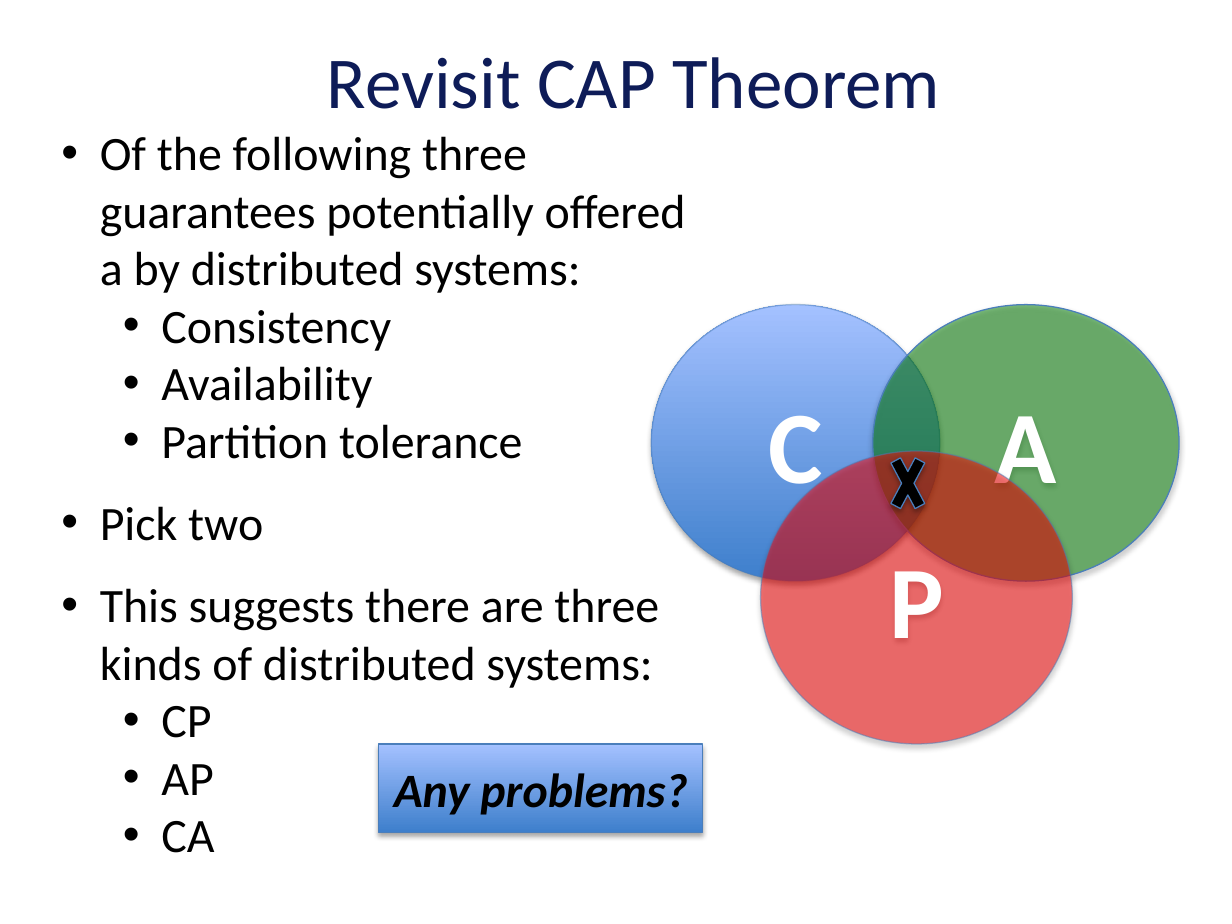
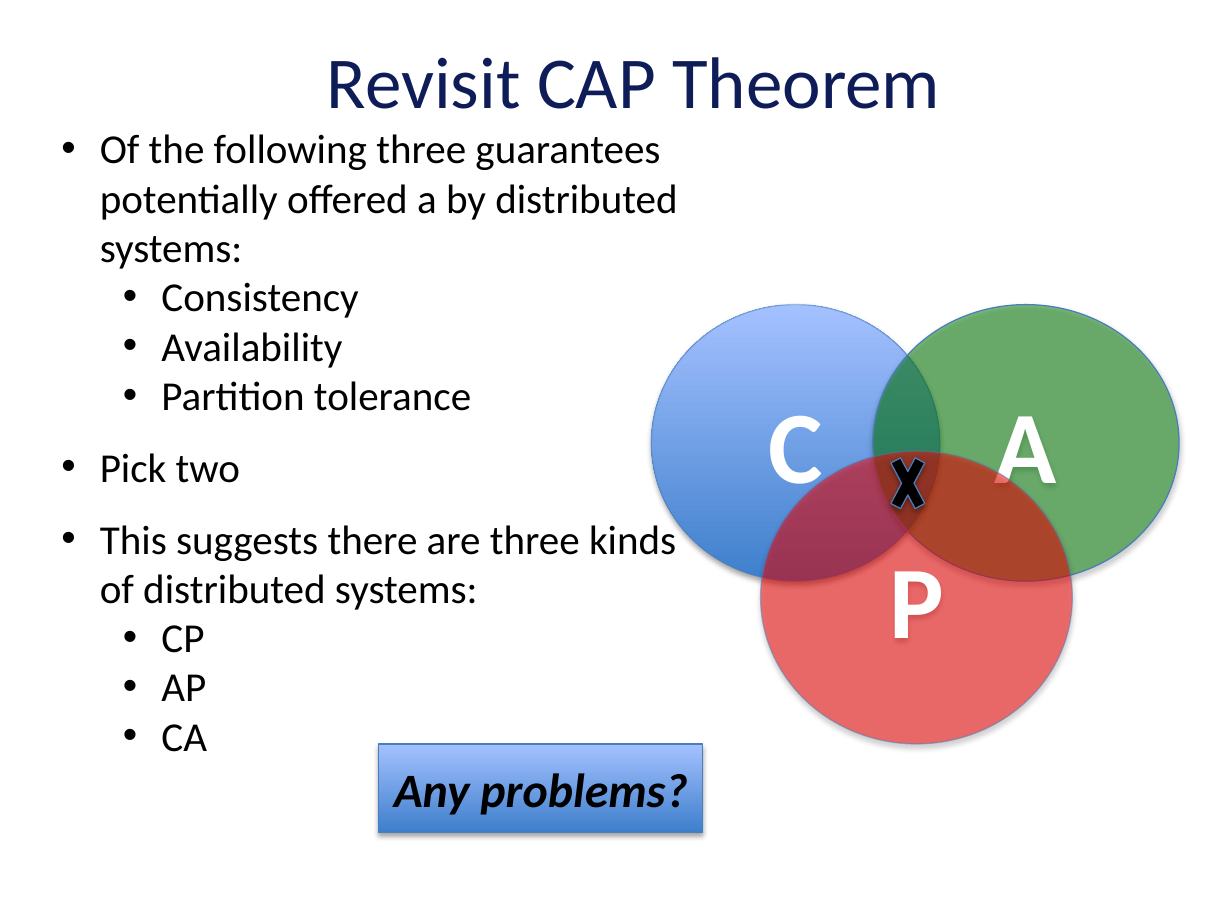
Before and after one commit to vu-resilient-distributed-systems/lectures-fall-2019, a slide deck: slide 24 of Module-5-AvoidingFailures/04_00_SoftwareFaultTolerance.pptx. Drawn at 1232x924 pixels with LibreOffice and Linux fonts; fonts in the diff are those of the drawing; background and template pictures are left out. Boxes give left, top, right and bottom in pixels: in the first picture for what was removed or moved away, otherwise in the second. Text is boxed around its words. In the diff, an @@ line names an element or a change of style, - is before the commit and + after.

```diff
--- a/Module-5-AvoidingFailures/04_00_SoftwareFaultTolerance.pptx
+++ b/Module-5-AvoidingFailures/04_00_SoftwareFaultTolerance.pptx
@@ text "Of the following three guarantees ..." at bbox=[100, 134, 677, 752]: size 28 to 24 pt @@
```
Also in this commit, not shown: 3 other slides changed, 16 slides added, 2 slides removed, 2 other files.
